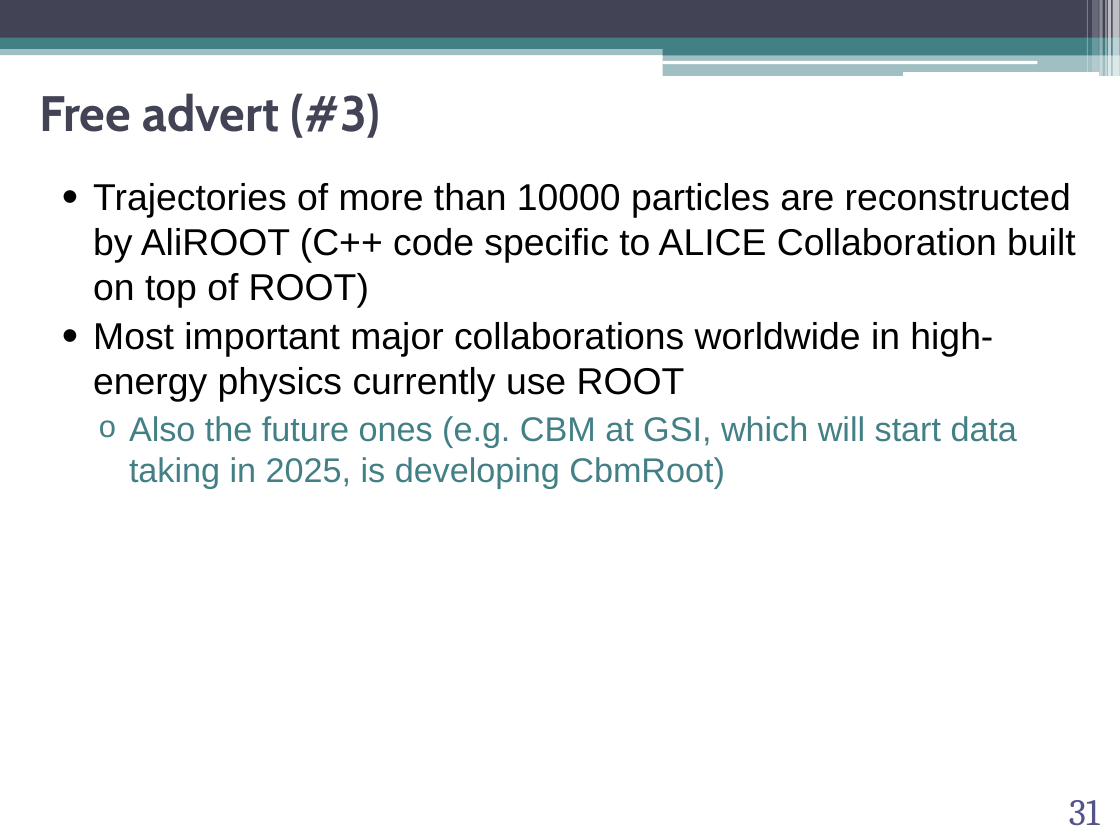
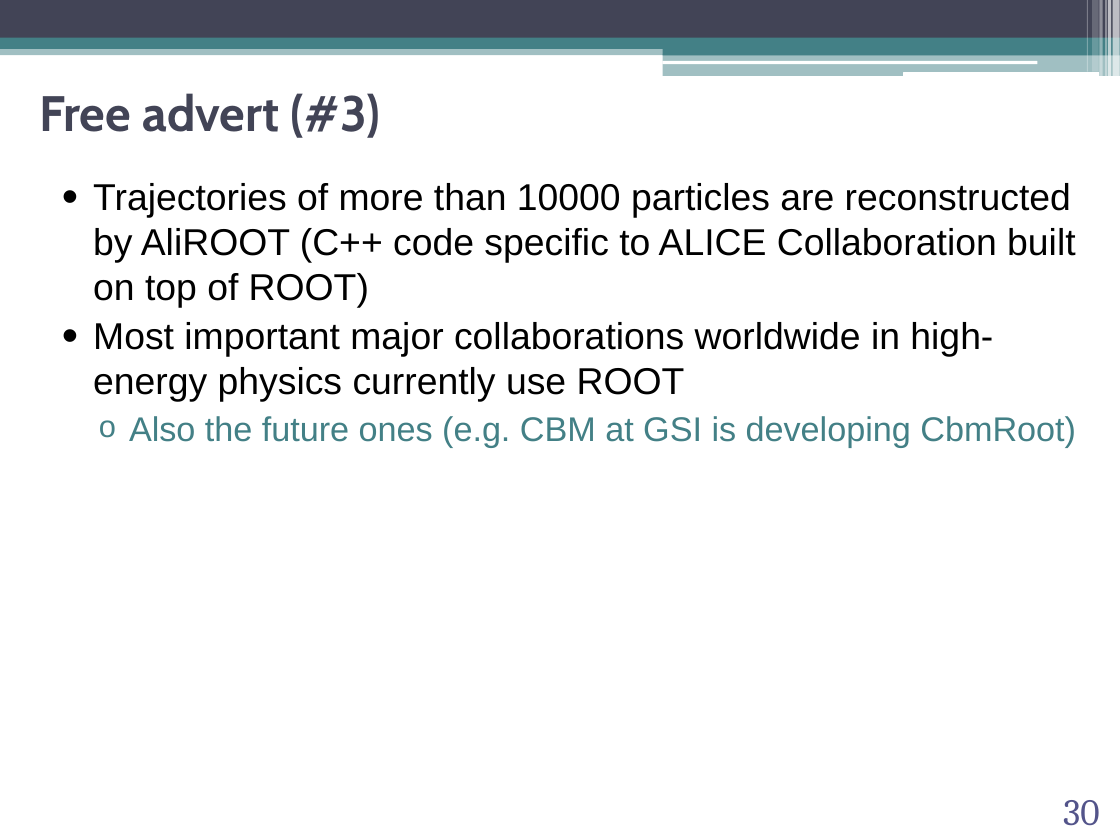
Before and after one commit to abilandz/PH8124, a slide deck: slide 30 of Lecture_1/ABilandzic_PH8124_SS2023.pptx (slide 31 before the commit). Drawn at 1120x840 pixels with LibreOffice and Linux fonts; fonts in the diff are those of the drawing; background and template pictures are left out. Boxes give left, top, right and bottom in pixels: in the first picture for what was removed or moved away, otherwise in the second. Text is boxed around its words. In the diff, an @@ line names an element or a change of style, - is before the commit and + after.

```diff
--- a/Lecture_1/ABilandzic_PH8124_SS2023.pptx
+++ b/Lecture_1/ABilandzic_PH8124_SS2023.pptx
@@ text at bbox=[129, 416, 1076, 447]: text changed @@
-  o Also the future ones (e.g. CBM at GSI, which will start data taking in 2025, is developing CbmRoot)
+  o Also the future ones (e.g. CBM at GSI is developing CbmRoot)
@@ page number at bbox=[1063, 800, 1100, 826]: text changed @@
-31
+30
```
Also in this commit, not shown: 12 other slides changed, 1 slide removed, 3 other files.
